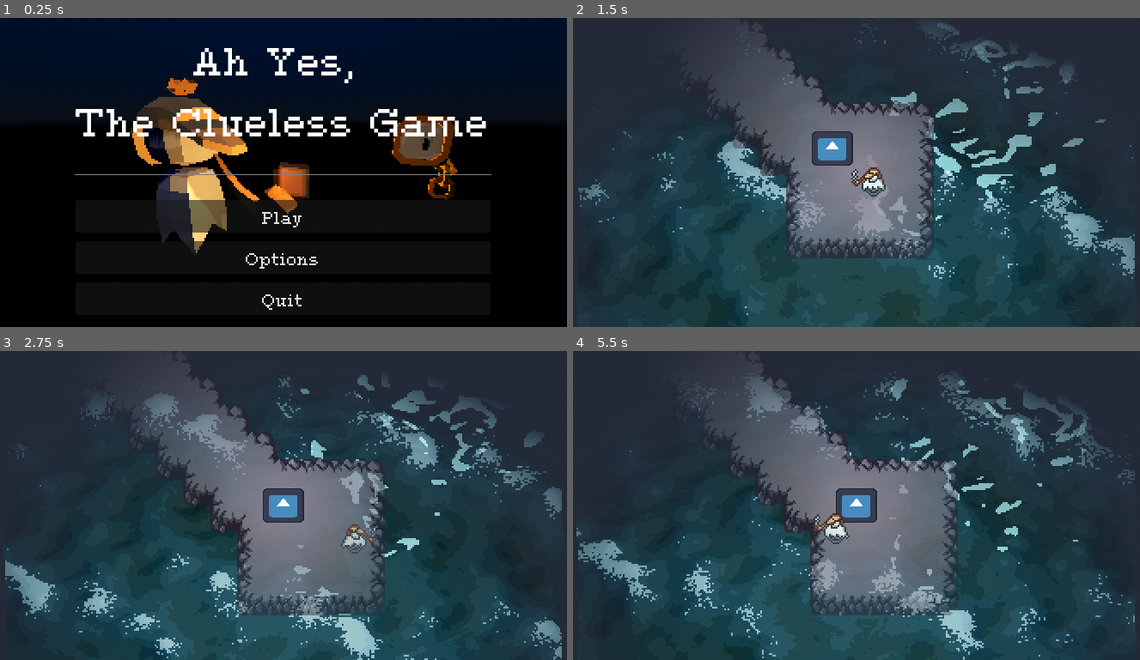
Above: before the commit, frames 1-4 (two rows, left to right).
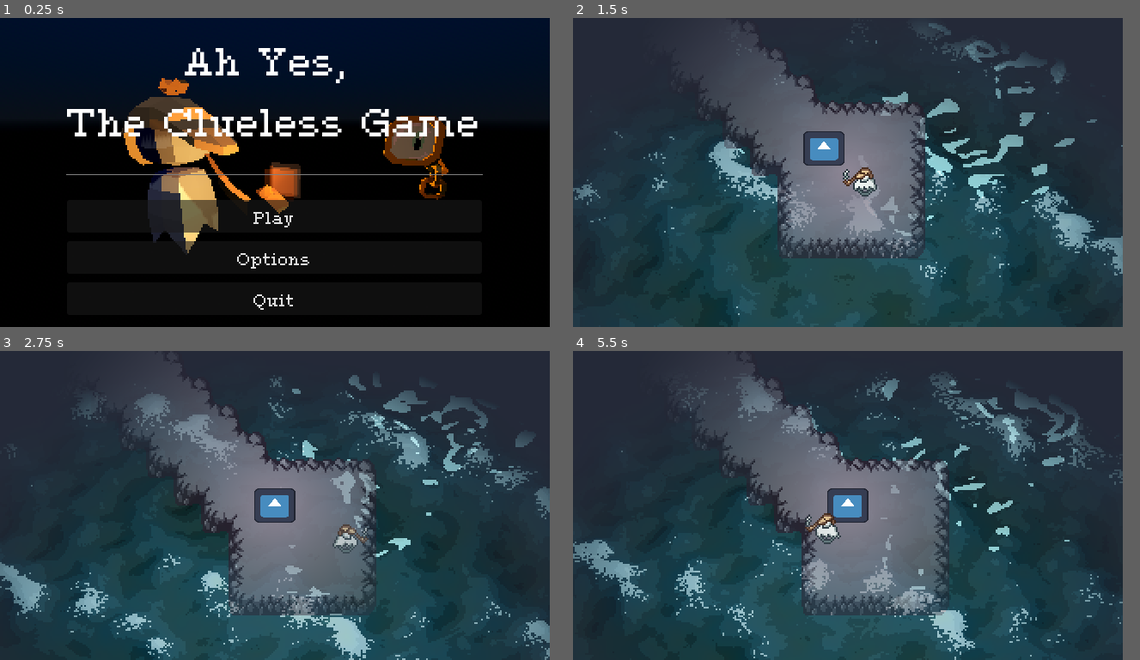
Above: after the commit, the same moments.

Repository: SmithyMKPK/SPRING-RGDC-GAME-JAM-2026
Game: Godot game, scene res://menu_scenes/main_menu.tscn
Two runs of this game, one before a commit and one after it. Both use one fixed random seed, a clock stepped at 60 frames per second and the inputs below. The engine's default icon, where the game draws it, is replaced by a stand-in: a white triangle on a blue panel in a dark square.
Inputs:
- Up to frame 1 (0.25 s): no input
- Up to frame 2 (1.5 s): click "Play" at 0.5 s; click "Play" at 1.25 s
- Up to frame 3 (2.75 s): hold D (Move Right) from 2.03 s (still down)
- Up to frame 4 (5.5 s): release D (Move Right) at 2.78 s; hold S (Move Down) 2.78-3.53 s; hold D (Move Right) 3.53-4.28 s; hold W (Move Up) 4.28-5.03 s; hold A (Move Left) from 5.03 s (still down)
In our replay, the window is 660x360 before the commit and 640x360 after it. These sizes can differ from the game's own. Grey fills any space a smaller window leaves; there, only what the larger window draws over its background counts as a difference.

The runs differ from the first frame. In frame 1, 11% of the frame differs, in the area x 11-100%, y 0-95%; in frame 2, 11%; in frame 3, 13%, in the area x 0-100%, y 6-100%; in frame 4, 12%.

Commit message:
fix: oops: 640 x 360 is better

Diff:
--- a/levels/waves_3d/waves_background_container.tscn
+++ b/levels/waves_3d/waves_background_container.tscn
@@ -15,7 +15,7 @@
 [node name="SubViewport" type="SubViewport" parent="." unique_id=1343760910]
 own_world_3d = true
 handle_input_locally = false
-size = Vector2i(330, 180)
+size = Vector2i(320, 180)
 render_target_update_mode = 4
 
 [node name="3DWavesScene" parent="SubViewport" unique_id=748698008 instance=ExtResource("1_jibp8")]
--- a/menu_scenes/main_menu.tscn
+++ b/menu_scenes/main_menu.tscn
@@ -32,8 +32,8 @@
 
 [node name="SubViewport" type="SubViewport" parent="SubViewportContainer" unique_id=1615083188]
 handle_input_locally = false
-size = Vector2i(330, 180)
-size_2d_override = Vector2i(330, 180)
+size = Vector2i(320, 180)
+size_2d_override = Vector2i(320, 180)
 render_target_update_mode = 4
 
 [node name="MainMenuBackground" parent="SubViewportContainer/SubViewport" unique_id=1003493559 instance=ExtResource("5_0nmaq")]
--- a/project.godot
+++ b/project.godot
@@ -21,7 +21,7 @@
 
 [display]
 
-window/size/viewport_width=660
+window/size/viewport_width=640
 window/size/viewport_height=360
 window/stretch/mode="canvas_items"
 
